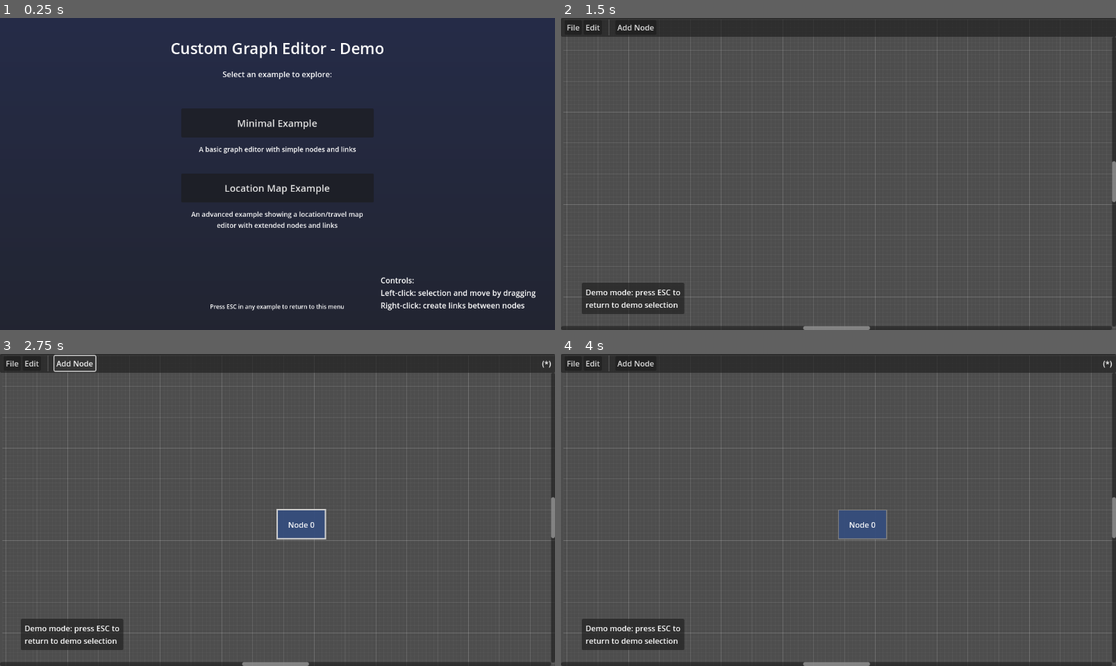
Above: before the commit, frames 1-4 (two rows, left to right).
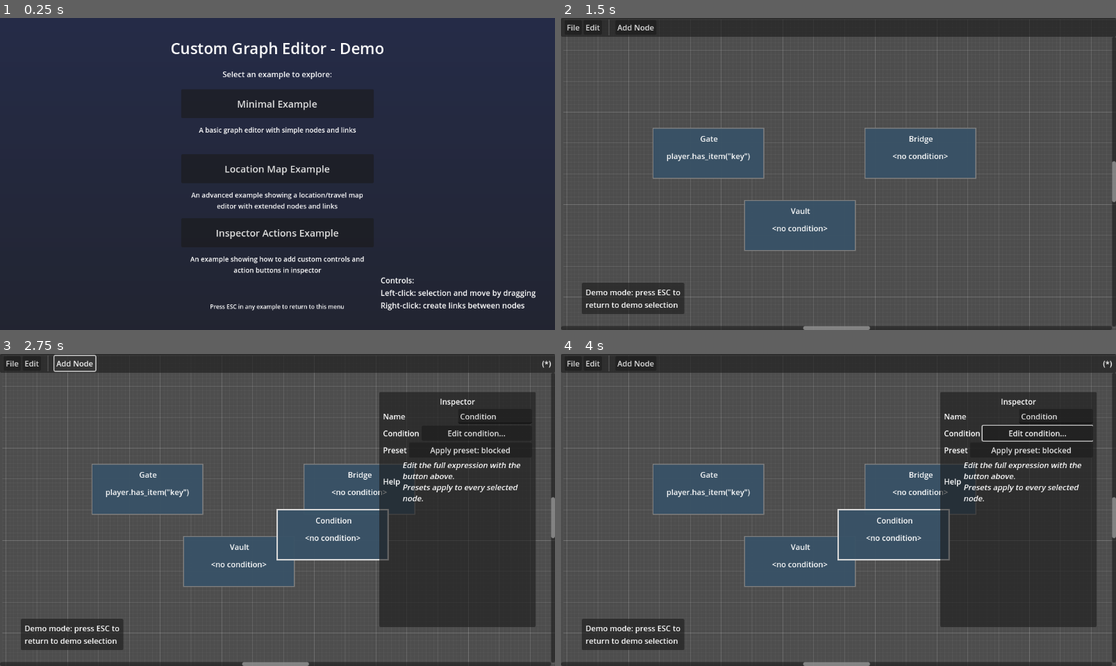
Above: after the commit, the same moments.

Repository: tehelka-gamedev/godot-custom-graph-editor
Game: Godot game, scene res://demo_menu.tscn
The game is run twice, just before and just after one commit, with the same random seed, the same clock (stepped at 60 frames per second) and the same inputs.
Inputs (mouse positions are in pixels of both pictures, inside the frame that each line leads up to):
- Up to frame 1 (0.25 s): no input
- Up to frame 2 (1.5 s): click (838, 233) at 0.5 s, where only the run after the commit has a clickable "Inspector Actions Example"; click (838, 124) at 1.25 s, where only the run before the commit has a clickable "Minimal Example"
- Up to frame 3 (2.75 s): click "Add Node" at 2 s
- Up to frame 4 (4 s): click (1038, 432) at 2.75 s, where only the run after the commit has a clickable "Edit condition..."; click (838, 566) at 3.5 s, where only the run after the commit has a clickable "Apply"

The runs differ from the first frame. In frame 1, 3.3% of the frame differs, in the area x 32-68%, y 22-83%; in frame 2, 3.2%; in frame 3, 24%, in the area x 16-97%, y 12-88%; in frame 4, 24%.

Commit message:
Update demo menu with new inspector actions example

Diff:
--- a/demo_menu.gd
+++ b/demo_menu.gd
@@ -5,20 +5,22 @@
 ## graph editor examples. Press ESC in any example to return here.
 
 
-
 var _current_editor_showed: Control = null
 
 @onready var _demo_selector_container: Container = %DemoSelectorContainer
 @onready var _minimal_example_button: Button = %MinimalButton
 @onready var _location_map_example_button: Button = %LocationMapButton
+@onready var _inspector_action_example_button: Button = %InspectorActionButton
 @onready var _demo_mode_panel: Container = %DemoModeESCPanel
 @onready var _minimal_graph_editor_scene: PackedScene = preload("res://addons/custom_graph_editor/examples/minimal/minimal_graph_editor.tscn")
 @onready var _location_map_graph_editor_scene: PackedScene = preload("res://addons/custom_graph_editor/examples/location_map/location_map_editor.tscn")
+@onready var _inspector_action_graph_editor_scene: PackedScene = preload("res://addons/custom_graph_editor/examples/inspector_actions/inspector_actions_editor.tscn")
 
 
 func _ready() -> void:
     _minimal_example_button.pressed.connect(_on_minimal_button_pressed)
     _location_map_example_button.pressed.connect(_on_location_map_button_pressed)
+    _inspector_action_example_button.pressed.connect(_on_inspector_action_button_pressed)
     _demo_mode_panel.visible = false
 
 
@@ -42,6 +44,10 @@
     demo_editor(_location_map_graph_editor_scene)
 
 
+func _on_inspector_action_button_pressed() -> void:
+    demo_editor(_inspector_action_graph_editor_scene)
+
+
 # Show
 func demo_editor(scene: PackedScene) -> void:
     if _current_editor_showed != null:
--- a/demo_menu.tscn
+++ b/demo_menu.tscn
@@ -54,10 +54,6 @@
 text = "Select an example to explore:"
 horizontal_alignment = 1
 
-[node name="Spacer" type="Control" parent="DemoSelectorContainer/DemoSelectorContent/VBoxContainer"]
-custom_minimum_size = Vector2(0, 20)
-layout_mode = 2
-
 [node name="ButtonsContainer" type="VBoxContainer" parent="DemoSelectorContainer/DemoSelectorContent/VBoxContainer"]
 layout_mode = 2
 size_flags_horizontal = 4
@@ -97,6 +93,21 @@
 horizontal_alignment = 1
 autowrap_mode = 2
 
+[node name="InspectorActionButton" type="Button" parent="DemoSelectorContainer/DemoSelectorContent/VBoxContainer/ButtonsContainer"]
+unique_name_in_owner = true
+custom_minimum_size = Vector2(400, 60)
+layout_mode = 2
+theme_override_font_sizes/font_size = 20
+text = "Inspector Actions Example"
+
+[node name="InspectorActionDescription" type="Label" parent="DemoSelectorContainer/DemoSelectorContent/VBoxContainer/ButtonsContainer"]
+custom_minimum_size = Vector2(400, 0)
+layout_mode = 2
+theme_override_font_sizes/font_size = 14
+text = "An example showing how to add custom controls and action buttons in inspector"
+horizontal_alignment = 1
+autowrap_mode = 2
+
 [node name="Footer" type="Label" parent="DemoSelectorContainer/DemoSelectorContent/VBoxContainer"]
 layout_mode = 2
 size_flags_vertical = 10
